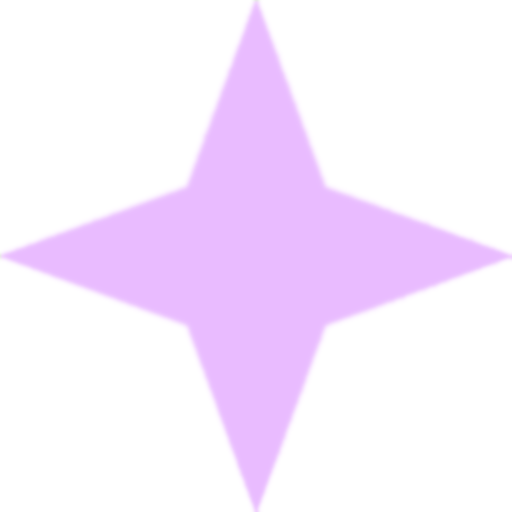
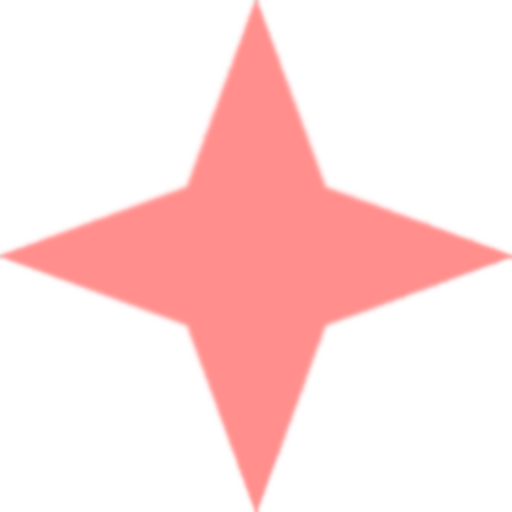
Layers edited between the first and the second (512, 512) image:
pixels changed over [0, 0, 512, 512] (layer not identified)
